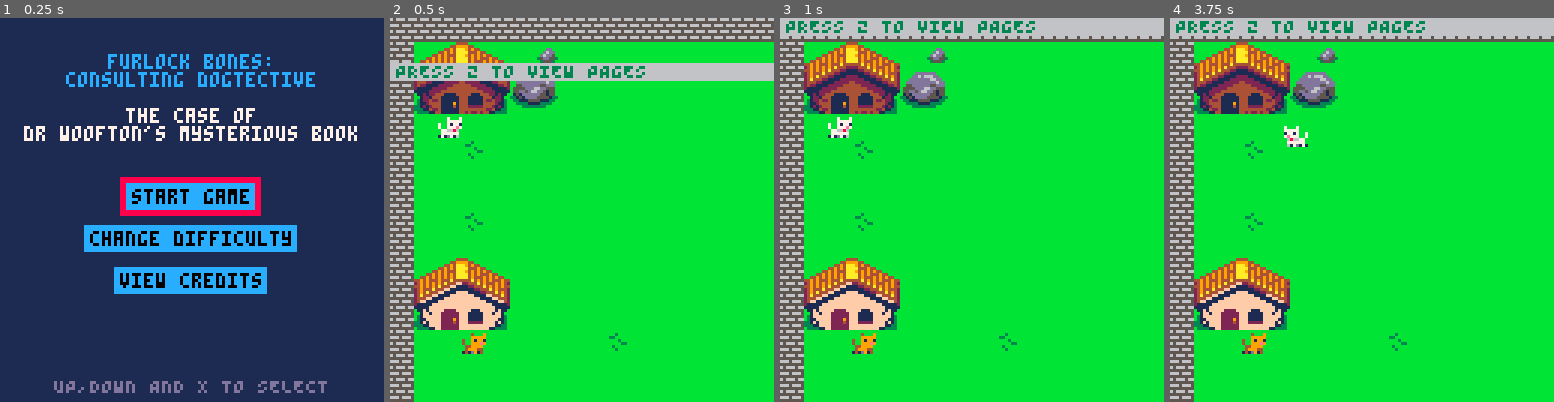
Above: before the commit, frames 1-4 (left to right).
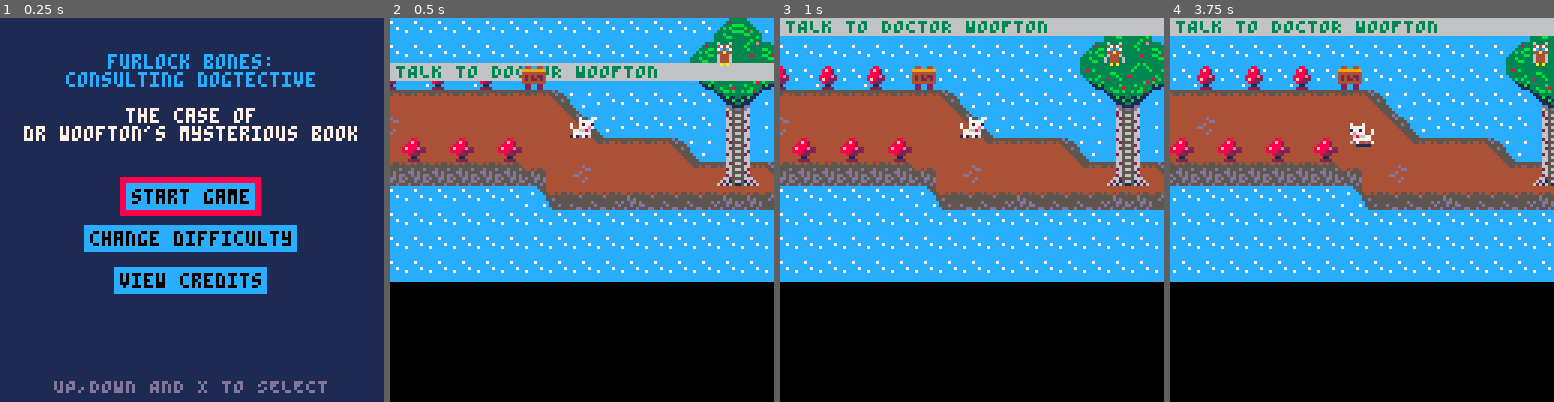
Above: after the commit, the same moments.

Repository: Mackeriah/FurlockBones-game
Game: PICO-8 cartridge furlock bones.p8
Two runs of this game, one before a commit and one after it. Both use one fixed random seed, a clock stepped at 60 frames per second and the inputs below.
Inputs:
- Up to frame 1 (0.25 s): no input
- Up to frame 2 (0.5 s): tap X (X key) at 0.33 s
- Up to frame 3 (1 s): tap O (Z key) at 0.7 s
- Up to frame 4 (3.75 s): tap X (X key) at 1.07, 1.85, 2.97 s; hold Right 1.6-2.1 s; tap O (Z key) every 0.4 s from 1.7 to 3.7 s; hold Up 2.15-2.42 s; hold Right 2.47-3.03 s; hold Left 3.08-3.58 s; hold Down from 3.63 s (still down)

Frame 1 is identical in both runs. In frame 2, 95% of the frame differs, in the area x 0-100%, y 0-100%; in frame 3, 95%; in frame 4, 95%.

Commit message:
owl gets annoyed

Diff:
--- a/furlock bones.p8
+++ b/furlock bones.p8
@@ -43,7 +43,7 @@
 	--wordgame.pagesCollected = true
 	--objective.current = "TAKE THE PAGES TO WOOFTON"	-- TESTING ONLY
 	--owlBookState = "going upstairs"
-	objective.current = "PRESS Z TO VIEW PAGES"
+	--objective.current = "PRESS Z TO VIEW PAGES"
 	leaves = {} -- used to store leaves, obvs
 	pages = {}
 	leafCount = 0
@@ -84,7 +84,6 @@
 	-- player.x-20,player.y-20,8
 	--print("wrong: "..wordgame.wrongGuesses,20,10,8)
 	--print("max: "..wordgame.maximumGuesses)
-	--print(credits)
 end
 
 function draw_game()
@@ -272,26 +270,82 @@
 					new_conversation({"hey maybe you could","fix them for me?","try pressing z"})
 					if (btnp(❎)) then conversation_state = "none" end
 				end
+			else
+				--if conversation_state == "level1" then
+				new_conversation({"how's it going furlock?"})
+				if (btnp(❎)) then conversation_state = "none" end
 			end
 		end
 
 		-- WISE OLD OWL
 		if conversation.character == "wise old owl" then
 			if conversation_state == "level1" then
+
+				if owlGrumpy == true then
+					new_conversation({"hurrumph!","can't you see i was","doing my exercises?"})
+					if (btnp(❎)) then conversation_state = "owl_grumpy_1" end
+				end
+
+				if owlGrumpy == false and objective.current != "TALK TO WISE OLD OWL" then
+					if owlAnnoyanceLevel <= 1 then
+						new_conversation({"sorry i'm a bit busy","right now. i'll talk","to you later furlock."})
+						if (btnp(❎)) then
+							conversation_state = "none"
+							owlAnnoyanceLevel += 1
+						end
+
+					elseif owlAnnoyanceLevel == 2 then
+						new_conversation({"yup, still busy furlock","like i keep saying..."})
+						if (btnp(❎)) then
+							conversation_state = "none"
+							owlAnnoyanceLevel += 1
+						end
+					elseif owlAnnoyanceLevel >2 and owlAnnoyanceLevel <6 then
+						new_conversation({"are you trying to","annoy me furlock?"})
+						if (btnp(❎)) then
+							conversation_state = "none"
+							owlAnnoyanceLevel += 1
+						end
+					elseif owlAnnoyanceLevel == 6 or owlAnnoyanceLevel <9 then
+						new_conversation({"it wont work"})
+						if (btnp(❎)) then
+							conversation_state = "none"
+							owlAnnoyanceLevel += 1
+						end
+					elseif owlAnnoyanceLevel == 9 or owlAnnoyanceLevel < 15 then
+						new_conversation({"it.","wont.","work."})
+						if (btnp(❎)) then
+							conversation_state = "none"
+							owlAnnoyanceLevel += 1
+						end
+					elseif owlAnnoyanceLevel == 15 or owlAnnoyanceLevel < 20 then
+						new_conversation({"la la la","im not listening", "doo dee doo."})
+						if (btnp(❎)) then
+							conversation_state = "none"
+							owlAnnoyanceLevel += 1
+						end
+					elseif owlAnnoyanceLevel == 20 then
+						new_conversation({"ok you win!!!","agggh!","you're so annoying!"})
+						if (btnp(❎)) then
+							conversation_state = "none"
+							owlAnnoyanceLevel = 0
+						end
+					end
+				end
+
+
 				if objective.current == "TALK TO WISE OLD OWL" then
 					new_conversation({"hello furlock!"})
 					if (btnp(❎)) then
 						conversation_state = "owllibrary1"
 					end
+				elseif objective.current == "PRESS Z TO VIEW PAGES" then
+					new_conversation({"press z to fix up","the pages furlock"})
+					if (btnp(❎)) then
+						conversation_state = "none"
+					end
 				end
-				if owlGrumpy == true then
-					new_conversation({"hurrumph!","can't you see i was","doing my exercises?"})
-					if (btnp(❎)) then conversation_state = "owl_grumpy_1" end
-				end
-				if owlGrumpy == false and objective.current != "TALK TO WISE OLD OWL" then
-					new_conversation({"sorry i'm a bit busy","right now. i'll talk","to you later furlock."})
-					if (btnp(❎)) then conversation_state = "none" end
-				end
+
 
 			elseif conversation_state == "owllibrary1" then
 				new_conversation({"so woofton wants to know", "about foxes eh?", "let me see what i can find."})
@@ -462,7 +516,7 @@
 	wordgame.completed = false
 	wordgame.correct = "empty"
 	wordgame.wrongGuesses = 0
-	wordgame.maximumGuesses = 999 -- default in case player doesn't change difficulty
+	wordgame.maximumGuesses = 6 -- default in case player doesn't change difficulty
 	wordgame.tooManyWrong = false
 end
 
@@ -861,7 +915,7 @@
 --player functions
 function create_player()
 	player={}  --create empty table -- this means we're creating the player as an object!
-	player.x = 16 -- 16 = house, 432 = owl (map location x8 for exact pixel location)
+	player.x = 432 -- 16 = house, 432 = owl (map location x8 for exact pixel location)
 	player.y = 32
 	player.direction = 1
 	player.velocity_x = 0
@@ -1145,6 +1199,7 @@
 	itemsBroken = 0 -- used when owl is shaking screen brekaing stuff in library
 	owl.speechColour = 2
 	owlGrumpy = true
+	owlAnnoyanceLevel = 0
 end
 
 function owl_collision(playerx,playery,charx,chary)
